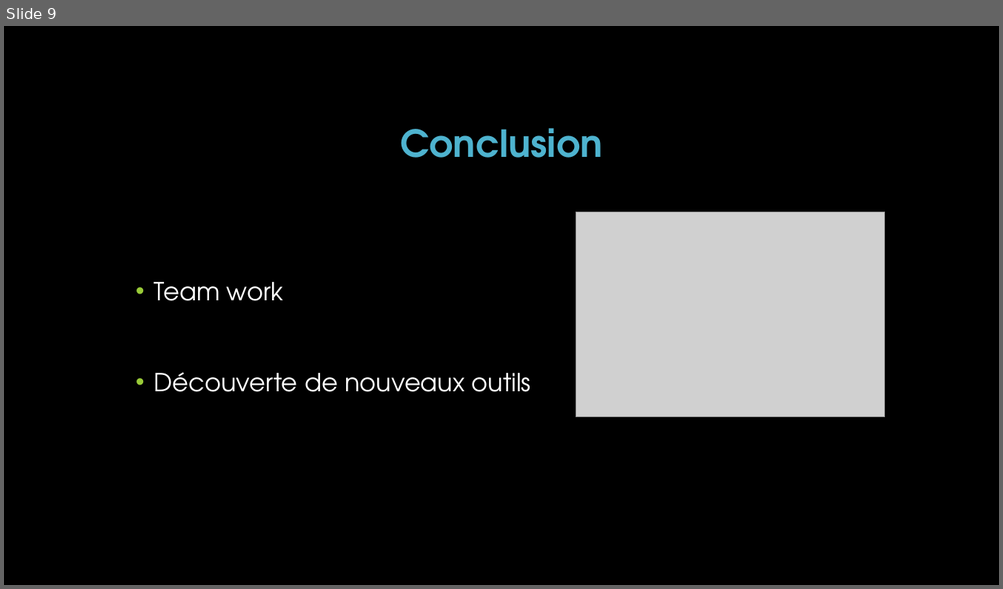
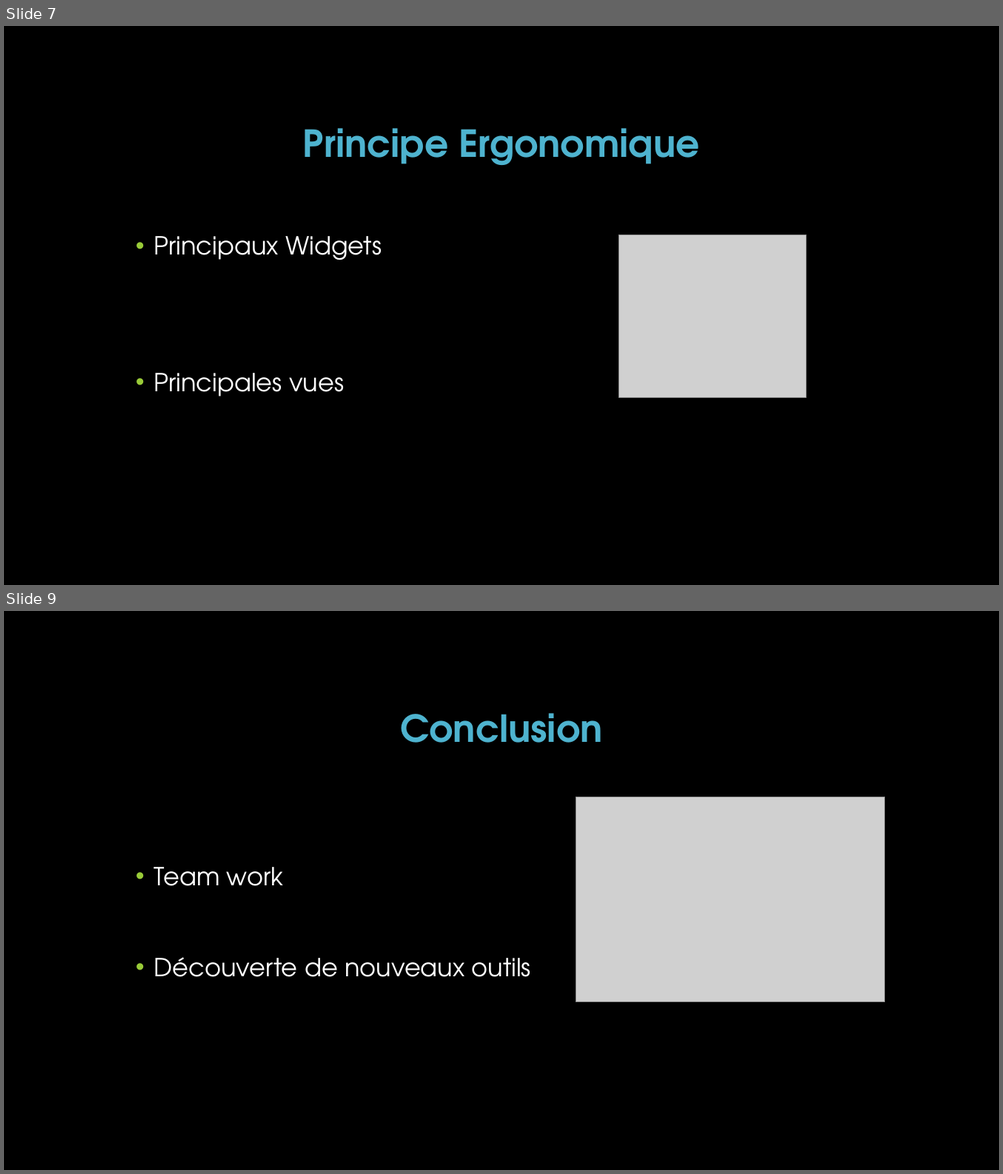
Before and after one commit to HugoPoi/mysourceproject, a slide deck: PowertPoint_Soutenance_Vendredi/MySourceProject_true_final.pptx. Shown one above the other, each under a label of ours: slide 9 before the commit, slides 7 and 9 after it; the slides between them are not shown. The pictures are 1003x589 and 1003x1174 pixels, drawn with LibreOffice and Linux fonts; fonts in the diff are those of the drawing; grey boxes stand for pictures; background and template pictures are left out. Boxes give left, top, right and bottom in pixels: in the first picture for what was removed or moved away, otherwise in the second. Text is boxed around its words. In the diff, an @@ line names an element or a change of style, - is before the commit and + after.

```diff
--- a/PowertPoint_Soutenance_Vendredi/MySourceProject_true_final.pptx
+++ b/PowertPoint_Soutenance_Vendredi/MySourceProject_true_final.pptx
@@ slide 7 added at (4,26,999,585), background picture (left out) @@
@@ title added at (303,128,700,165), 36 pt, text #4EB3CF, bold @@
+Principe Ergonomique
@@ text added at (154,236,381,397), 24 pt, text #FFFFFF @@
+• Principaux Widgets
+• Principales vues
@@ picture added at (619,235,806,398) @@
```
Also in this commit, not shown: 5 slides changed, 2 other slides added, 3 slides removed, 2 other files.
